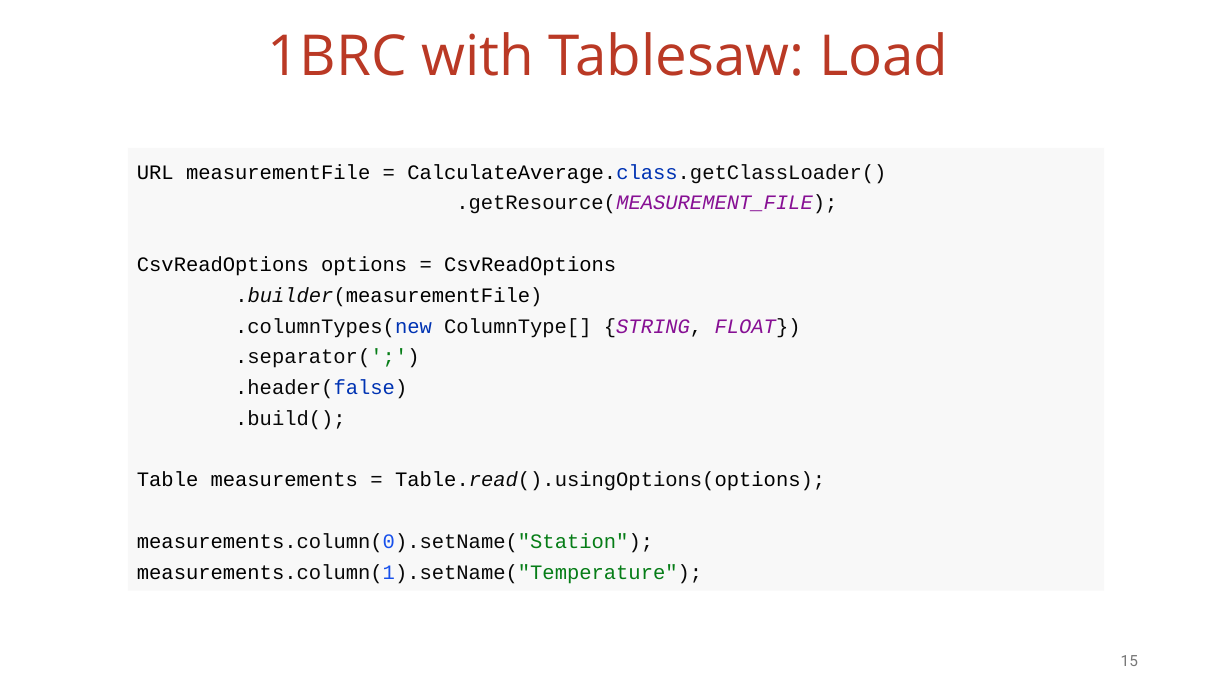
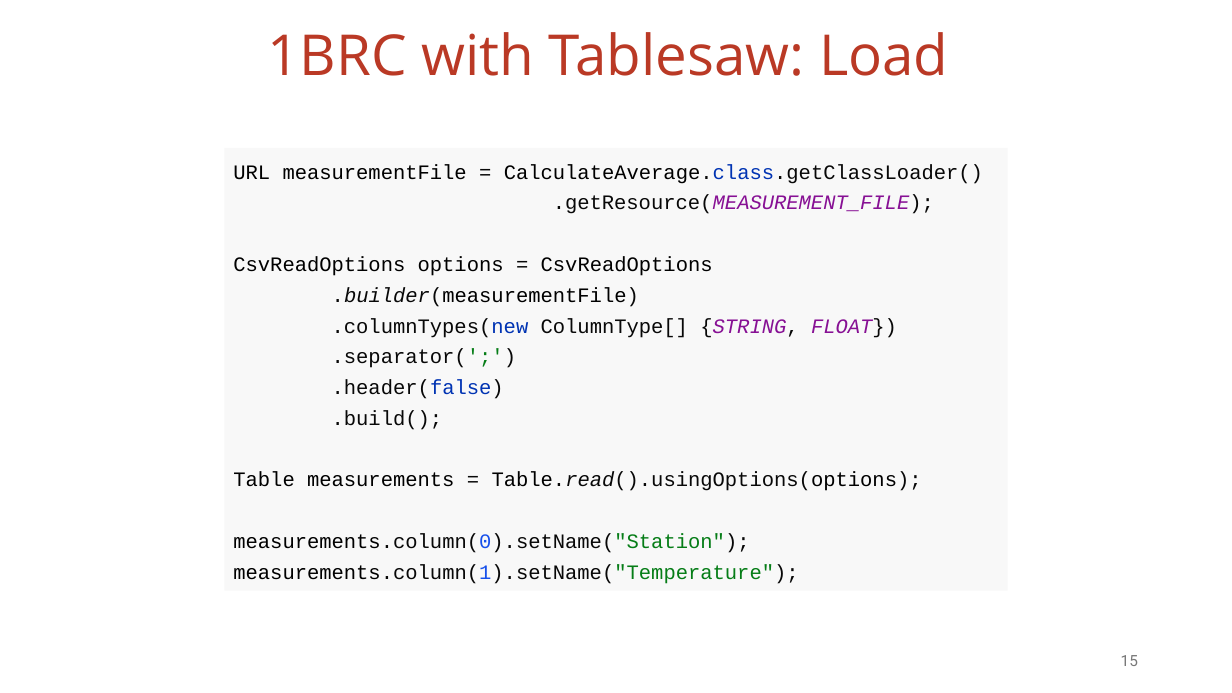
Before and after one commit to vmzakharov/missing-dataframe-talk, a slide deck: slide 15 of presentation/Missing_Dataframe_Short.pptx. Drawn at 1232x693 pixels with LibreOffice and Linux fonts; fonts in the diff are those of the drawing. Boxes give left, top, right and bottom in pixels: in the first picture for what was removed or moved away, otherwise in the second. Text is boxed around its words. In the diff, an @@ line names an element or a change of style, - is before the commit and + after.

```diff
--- a/presentation/Missing_Dataframe_Short.pptx
+++ b/presentation/Missing_Dataframe_Short.pptx
@@ rectangle "URL measurementFile = CalculateAverage.class.getClassLoader( ..." resized from (x1=128, y1=148, x2=1104, y2=591) to (x1=225, y1=148, x2=1008, y2=591) @@
```
Also in this commit, not shown: 13 other slides changed, 3 slides added, 1 other file.
